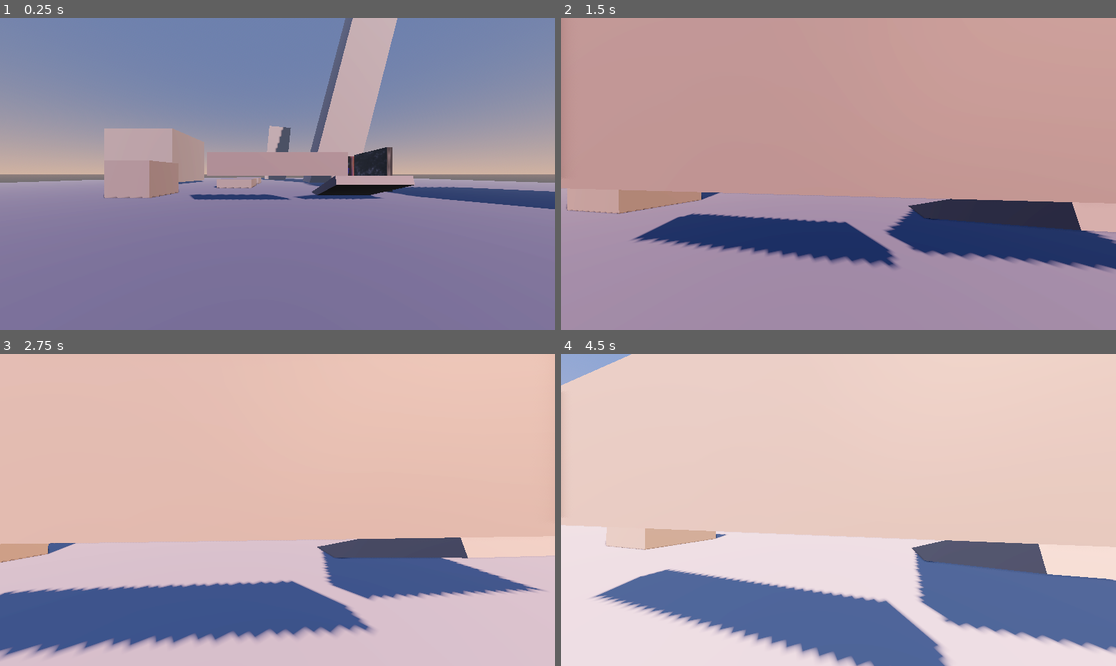
Above: before the commit, frames 1-4 (two rows, left to right).
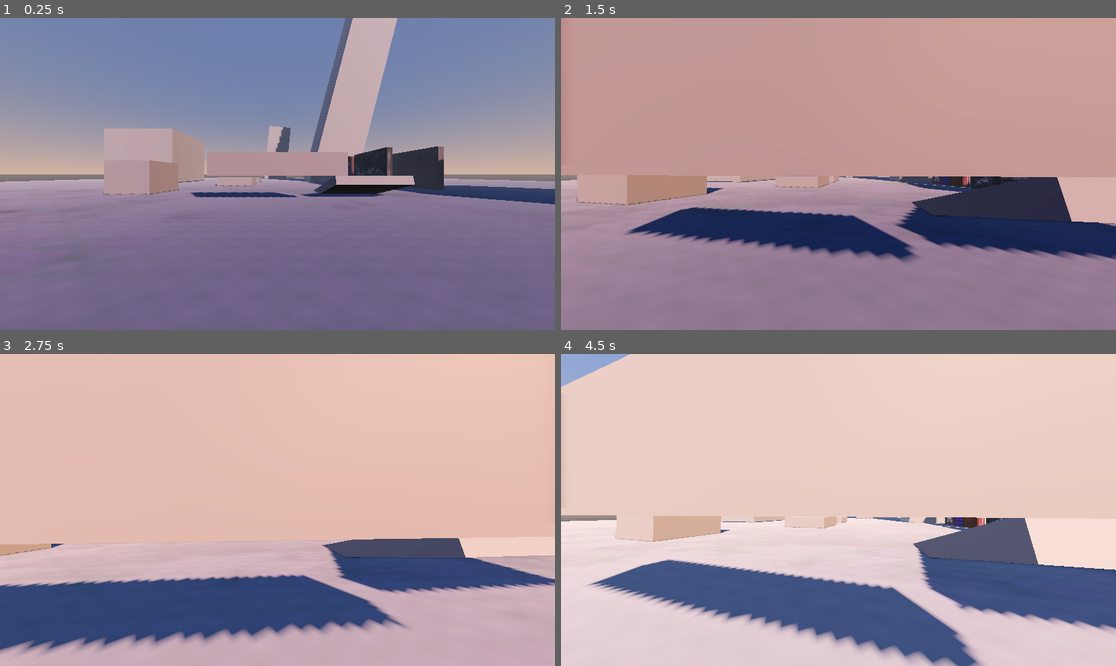
Above: after the commit, the same moments.

Repository: DarinKolllev/Corkscrew
Game: Godot game, scene res://world.tscn
Two runs of this game, one before a commit and one after it. Both use one fixed random seed, a clock stepped at 60 frames per second and the inputs below.
Inputs (mouse positions are in pixels of both pictures, inside the frame that each line leads up to):
- Up to frame 1 (0.25 s): no input
- Up to frame 2 (1.5 s): move the mouse to (866, 174) at 0.52 s; hold C (slide) 0.53-1.28 s; hold W (move_forward) from 0.53 s (still down); tap Space (jump) at 0.77 s; tap Shift (sprint) at 0.8, 1.35 s; move the mouse to (810, 174) at 1.27 s
- Up to frame 3 (2.75 s): keep holding W (move_forward); tap Space (jump) at 1.52 s; tap C (slide) at 1.55 s; move the mouse to (288, 503) at 2.02 s; hold C (slide) from 2.03 s (still down); tap Shift (sprint) at 2.3 s
- Up to frame 4 (4.5 s): keep holding W (move_forward); move the mouse to (832, 516) at 2.77 s; release C (slide) at 2.78 s; tap Shift (sprint) at 2.85, 3.8, 4.35 s; tap Space (jump) at 3.02, 3.77 s; tap C (slide) at 3.05 s; move the mouse to (877, 513) at 3.52 s; hold C (slide) 3.53-4.28 s; move the mouse to (794, 506) at 4.27 s

The runs differ from the first frame. In frame 1, 3.1% of the frame differs, in the area x 0-100%, y 41-100%; in frame 2, 12%; in frame 3, 14%; in frame 4, 23%, in the area x 0-100%, y 0-100%.

Commit message:
Camera and texture testing
Camera improvements and texture testing

Diff:
--- a/player.gd
+++ b/player.gd
@@ -29,6 +29,13 @@
 @export var hang_head_below_ledge := 0.4
 @export var hang_climb_duration := 0.35
 @export var shimmy_speed := 1.8
+
+@export var bob_amplitude := 0.055
+@export var bob_frequency := 9.0
+@export var land_dip_threshold := 6.0
+@export var land_dip_max := 0.25
+@export var fov_kick_slide := 12.0
+@export var fov_kick_vault := 8.0
 
 # --- State ---
 var is_sliding := false
@@ -44,6 +51,14 @@
 var _hang_climbing := false
 var _grab_cooldown := 0.0
 
+var _bob_time := 0.0
+var _land_dip := 0.0
+var _fov_kick := 0.0
+var _recoil_pitch := 0.0
+var _prev_velocity_y := 0.0
+var _prev_on_floor := true
+var _base_cam_pos := Vector3.ZERO
+
 @onready var head: Node3D = $Head
 @onready var camera: Camera3D = $Head/Camera3D
 @onready var collision: CollisionShape3D = $CollisionShape3D
@@ -52,6 +67,7 @@
 func _ready() -> void:
 	Input.set_mouse_mode(Input.MOUSE_MODE_CAPTURED)
 	camera.fov = fov_default
+	_base_cam_pos = camera.position
 
 func _input(e: InputEvent) -> void:
 	if e is InputEventMouseMotion and Input.get_mouse_mode() == Input.MOUSE_MODE_CAPTURED:
@@ -141,8 +157,7 @@
 		_tilt_target = 0.0
 
 	# Camera juice: FOV kick + wall-run tilt
-	camera.fov = lerp(camera.fov, fov_sprint if sprinting else fov_default, 6.0 * delta)
-	camera.rotation.z = lerp(camera.rotation.z, deg_to_rad(_tilt_target), 10.0 * delta)
+	update_camera_juice(delta, on_floor, sprinting)
 
 	move_and_slide()
 
@@ -156,6 +171,8 @@
 	_capsule.height = 1.0
 	collision.position.y = -0.4
 	head.position.y = 0.25
+	_fov_kick = fov_kick_slide
+	_recoil_pitch = deg_to_rad(-2.5)
 
 func _end_slide() -> void:
 	is_sliding = false
@@ -173,6 +190,8 @@
 		if hit and Vector3(velocity.x, 0, velocity.z).length() > 3.0:
 			wall_normal = hit.normal
 			is_wall_running = true
+			if wall_run_timer < 0.05:
+				_fov_kick = 6.0
 			wall_run_timer += delta
 			if wall_run_timer > wall_run_max_time:
 				is_wall_running = false
@@ -218,6 +237,8 @@
 	var side_x := Input.get_action_strength("move_right") - Input.get_action_strength("move_left")
 	if abs(side_x) > 0.5:
 		velocity += transform.basis.x * sign(side_x) * vault_side_impulse
+		_fov_kick = fov_kick_vault
+	_recoil_pitch = deg_to_rad(-3.0)
 	return true
 
 	# ---------------- LEDGE HANG ----------------
@@ -329,6 +350,7 @@
 
 func _climb_up() -> void:
 	_hang_climbing = true
+	_recoil_pitch = deg_to_rad(-4.0)
 	var forward := -_hang_normal
 	# Head sits at origin.y + 0.7, and we snapped so head is (hang_head_below_ledge) below top.
 	# So the ledge top's world Y is:
@@ -354,3 +376,52 @@
 	_hang_climbing = false
 	# Small backwards nudge so you don't instantly re-grab
 	velocity = _hang_normal * 2.0 + Vector3.DOWN * 1.0
+
+	# ---------------- CAMERA JUICE ----------------
+func update_camera_juice(delta: float, on_floor: bool, sprinting: bool) -> void:
+	var horiz_speed := Vector3(velocity.x, 0, velocity.z).length()
+
+	# --- Head bob (only when grounded, moving, not sliding) ---
+	var bob_target := Vector3.ZERO
+	if on_floor and horiz_speed > 0.5 and not is_sliding and not is_hanging:
+		var speed_ratio := clampf(horiz_speed / sprint_speed, 0.0, 1.2)
+		var amp := bob_amplitude * speed_ratio
+		var freq := bob_frequency * (0.7 + 0.5 * speed_ratio)
+		_bob_time += delta * freq
+		bob_target = Vector3(
+			cos(_bob_time) * amp * 0.5,       # subtle side sway
+			sin(_bob_time * 2.0) * amp,       # vertical bob (2x freq)
+			0.0
+		)
+	else:
+		_bob_time = lerp(_bob_time, 0.0, 4.0 * delta)
+
+	# --- Landing dip (spring-back) ---
+	# Detect landing frame: was airborne, now on floor, was falling fast
+	if on_floor and not _prev_on_floor and _prev_velocity_y < -land_dip_threshold:
+		var dip := absf(_prev_velocity_y) * 0.025
+		_land_dip = clampf(dip, 0.05, land_dip_max)
+		# Big landing = extra FOV punch (feels heavy)
+		if dip > 0.15:
+			_fov_kick = max(_fov_kick, 6.0)
+	_land_dip = lerp(_land_dip, 0.0, 8.0 * delta)
+
+	# --- Apply position offsets ---
+	camera.position = _base_cam_pos + bob_target + Vector3(0, -_land_dip, 0)
+
+	# --- Wall-run tilt (roll) ---
+	camera.rotation.z = lerp(camera.rotation.z, deg_to_rad(_tilt_target), 10.0 * delta)
+
+	# --- Recoil pitch (vault / climb / hard land) ---
+	camera.rotation.x = lerp(camera.rotation.x, _recoil_pitch, 10.0 * delta)
+	_recoil_pitch = lerp(_recoil_pitch, 0.0, 6.0 * delta)
+
+	# --- FOV: base + sprint + transient kicks ---
+	var fov_target := fov_sprint if sprinting else fov_default
+	fov_target += _fov_kick
+	camera.fov = lerp(camera.fov, fov_target, 6.0 * delta)
+	_fov_kick = lerp(_fov_kick, 0.0, 5.0 * delta)
+
+	# --- Bookkeeping for next frame ---
+	_prev_velocity_y = velocity.y
+	_prev_on_floor = on_floor
--- a/world.tscn
+++ b/world.tscn
@@ -2,7 +2,9 @@
 
 [ext_resource type="PackedScene" uid="uid://d1xu2a3j78m6l" path="res://player.tscn" id="1_f3sb7"]
 [ext_resource type="Texture2D" uid="uid://d1f8gjiwet3sr" path="res://textures/Metal053B_1K-JPG_Roughness.jpg" id="1_fj7yv"]
+[ext_resource type="Texture2D" uid="uid://bkjhhv8v6rvdu" path="res://textures/Texturelabs_Brick_172MROTATED.jpg" id="2_dwbse"]
 [ext_resource type="Texture2D" uid="uid://cms4ah4alt23s" path="res://textures/5FL0aasXQM0-HD.jpg" id="2_tlwt5"]
+[ext_resource type="Texture2D" uid="uid://cb2t2wncflvp" path="res://textures/Metal053B_1K-JPG_Displacement.jpg" id="4_036b0"]
 [ext_resource type="Script" uid="uid://c471s05kgrjmp" path="res://day_night.gd" id="4_aqk2v"]
 
 [sub_resource type="ProceduralSkyMaterial" id="ProceduralSkyMaterial_f3sb7"]
@@ -25,6 +27,13 @@
 albedo_texture = ExtResource("1_fj7yv")
 
 [sub_resource type="StandardMaterial3D" id="StandardMaterial3D_aqk2v"]
+albedo_texture = ExtResource("2_dwbse")
+
+[sub_resource type="StandardMaterial3D" id="StandardMaterial3D_pkg7o"]
+albedo_texture = ExtResource("2_dwbse")
+uv1_world_triplanar = true
+
+[sub_resource type="StandardMaterial3D" id="StandardMaterial3D_gbfbk"]
 albedo_texture = ExtResource("2_tlwt5")
 
 [sub_resource type="BoxShape3D" id="BoxShape3D_f3sb7"]
@@ -32,6 +41,9 @@
 
 [sub_resource type="BoxMesh" id="BoxMesh_f3sb7"]
 size = Vector3(100, 1, 100)
+
+[sub_resource type="StandardMaterial3D" id="StandardMaterial3D_dwbse"]
+albedo_texture = ExtResource("4_036b0")
 
 [node name="world" type="Node3D" unique_id=1802278301]
 
@@ -79,13 +91,13 @@
 material = SubResource("StandardMaterial3D_f3sb7")
 
 [node name="Wall2_CSGBox3D" type="CSGBox3D" parent="Obstacles_Node3D" unique_id=681052755]
-transform = Transform3D(1, 0, 0, 0, 1, 0, 0, 0, 1, 10, 2, -11.912598)
+transform = Transform3D(1, 0, 0, 0, 1, 0, 0, 0, 1, 14.132246, 2, -4.532515)
 use_collision = true
 size = Vector3(0.5, 4, 5.8251953)
 material = SubResource("StandardMaterial3D_aqk2v")
 
 [node name="GapPlatform_CSGBox3D" type="CSGBox3D" parent="Obstacles_Node3D" unique_id=2092658408]
-transform = Transform3D(1, 0, 0, 0, 1, 0, 0, 0, 1, -5, 0.5, -8)
+transform = Transform3D(1, 0, 0, 0, 1, 0, 0, 0, 1, -4.9478607, 0.7046585, -8.182331)
 use_collision = true
 size = Vector3(4, 1, 4)
 
@@ -104,6 +116,18 @@
 use_collision = true
 size = Vector3(3, 2.5, 3)
 
+[node name="Wall3_CSGBox3D" type="CSGBox3D" parent="Obstacles_Node3D" unique_id=1008607134]
+transform = Transform3D(1, 0, 0, 0, 1, 0, 0, 0, 1, 14.079317, 2.229724, -11.614119)
+use_collision = true
+size = Vector3(0.5, 4.1118164, 5.8251953)
+material = SubResource("StandardMaterial3D_pkg7o")
+
+[node name="Wall4_CSGBox3D" type="CSGBox3D" parent="Obstacles_Node3D" unique_id=1175278009]
+transform = Transform3D(1, 0, 0, 0, 1, 0, 0, 0, 1, 10, 2, -11.912598)
+use_collision = true
+size = Vector3(0.5, 4, 5.8251953)
+material = SubResource("StandardMaterial3D_gbfbk")
+
 [node name="player" parent="." unique_id=499967983 instance=ExtResource("1_f3sb7")]
 transform = Transform3D(1, 0, 0, 0, 1, 0, 0, 0, 1, 0, 1, 11.863993)
 
@@ -114,7 +138,9 @@
 shape = SubResource("BoxShape3D_f3sb7")
 
 [node name="MeshInstance3D" type="MeshInstance3D" parent="Floor" unique_id=1163716272]
+transform = Transform3D(1, 0, 0, 0, 1, 0, 0, 0, 1, 1.0630236, 0.22870827, 0.45601654)
 mesh = SubResource("BoxMesh_f3sb7")
+surface_material_override/0 = SubResource("StandardMaterial3D_dwbse")
 
 [node name="DayNight" type="Node3D" parent="." unique_id=164321064]
 script = ExtResource("4_aqk2v")
Binary file added: textures/Texturelabs_Brick_172M.jpg
Not shown, added: textures/Texturelabs_Brick_172M.jpg.import
Binary file added: textures/Texturelabs_Brick_172MROTATED.jpg
Not shown, added: textures/Texturelabs_Brick_172MROTATED.jpg.import
Binary file added: textures/Texturelabs_Stone_170L.jpg
Not shown, added: textures/Texturelabs_Stone_170L.jpg.import
Not shown, added: textures/Texturelabs_Brick_172MROTATED.xcf
